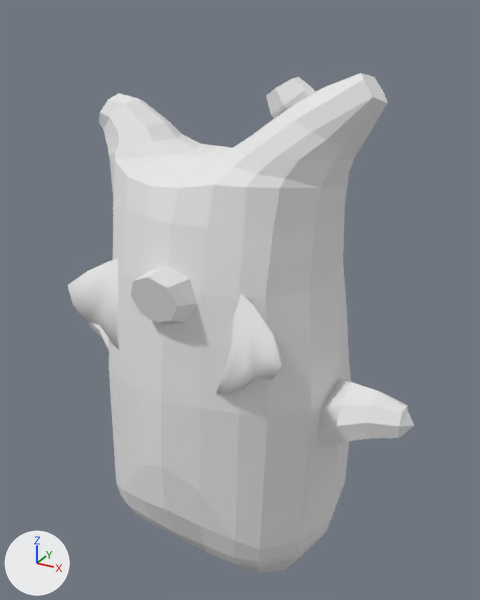
One commit to the OBJ model assets/korok_3/jump/frame_0005.obj: the scene before it, then after it.
One viewpoint serves both versions: a camera (50 mm lens) standing at (1.34, -2.31, 1.47) and looking at (0.01, 0.1, 0.26). Every picture has the same lights, and +X, +Y and +Z are marked at lower left. Where no turn or scale is listed for an object, it has been applied to the vertices.

The older version as bpy lines, for what is in view:
```python
me_korok = bpy.data.meshes.new('korok')
me_korok.from_pydata(...)  # 888 vertices, 938 faces; spans x -0.89..0.89, y -0.54..0.63, z -1.12..1.27
# faces by material slot: [469, 469]
me_korok.materials.append(mat_wood)  # white #e7e7e7
me_korok.materials.append(mat_stroke)  # white #e7e7e7
me_leaf = bpy.data.meshes.new('leaf')
me_leaf.from_pydata(...)  # 142 vertices, 140 faces; spans x -0.521..0.494, y -0.474..-0.268, z 0.096..0.871
me_leaf.materials.append(mat_leaf)  # white #e7e7e7
me_nose = bpy.data.meshes.new('nose')
me_nose.from_pydata(...)  # 48 vertices, 36 faces; spans x -0.132..0.132, y -0.55..-0.301, z 0.334..0.617
# faces by material slot: [18, 18]
me_nose.materials.append(mat_wood)  # white #e7e7e7
me_nose.materials.append(mat_stroke)  # white #e7e7e7
ob_korok = bpy.data.objects.new('korok', me_korok)
ob_korok.location = (0.0, 0.0, 0.0)
ob_leaf = bpy.data.objects.new('leaf', me_leaf)
ob_leaf.location = (0.0, 0.0, 0.0)
ob_nose = bpy.data.objects.new('nose', me_nose)
ob_nose.location = (0.0, 0.0, 0.0)
```
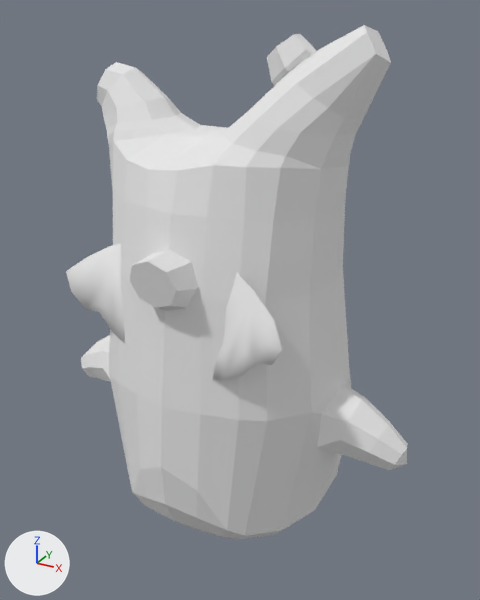
Pixel boxes (x1, y1, x2, y2) of what changed, in the pictures (480 x 600 px):
'korok', reshaped: before (89, 73, 414, 573); after (81, 25, 408, 539)
'leaf', mesh moved: before (68, 259, 283, 395); after (66, 243, 283, 381)
'nose', mesh moved: before (130, 266, 197, 325); after (129, 250, 199, 311)

The change, as a list of edits to the scene's bpy script:
```text
Change me_korok:
    used by ob_korok; location = (0.0, 0.0, 0.0)
    remove me_korok.from_pydata(...)  # 888 vertices, 938 faces; spans x -0.89..0.89, y -0.54..0.63, z -1.12..1.27
    add me_korok.from_pydata(...)  # 888 vertices, 938 faces; spans x -0.86..0.86, y -0.54..0.63, z -1.02..1.42
    me_korok part 1: 886 of 888 vertices moved; they spanned x -0.89..0.89, y -0.54..0.63, z -1.12..1.27 and now span x -0.86..0.86, y -0.54..0.63, z -1.02..1.42; mean shift (0.01, 0.02, 0.05); largest move (-0.27, -0.03, -1.09) -> (-0.01, 0.27, -1.02)
Change me_leaf:
    where me_leaf.from_pydata(...)  # 142 vertices, 140 faces; spans x -0.521..0.494, y -0.474..-0.268, z 0.096..0.871
    used by ob_leaf; location = (0.0, 0.0, 0.0)
    me_leaf part 2: the whole mesh is moved by (0.0, 0.0, 0.06)
Change me_nose:
    where me_nose.from_pydata(...)  # 48 vertices, 36 faces; spans x -0.132..0.132, y -0.55..-0.301, z 0.334..0.617
    used by ob_nose; location = (0.0, 0.0, 0.0)
    me_nose part 3: the whole mesh is moved by (0.0, 0.0, 0.06)
```
